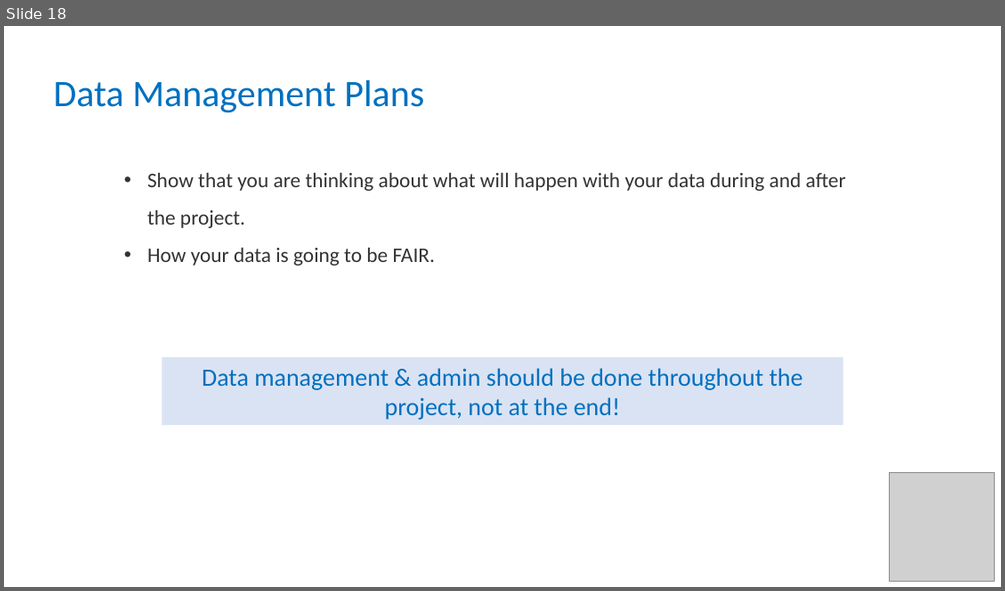
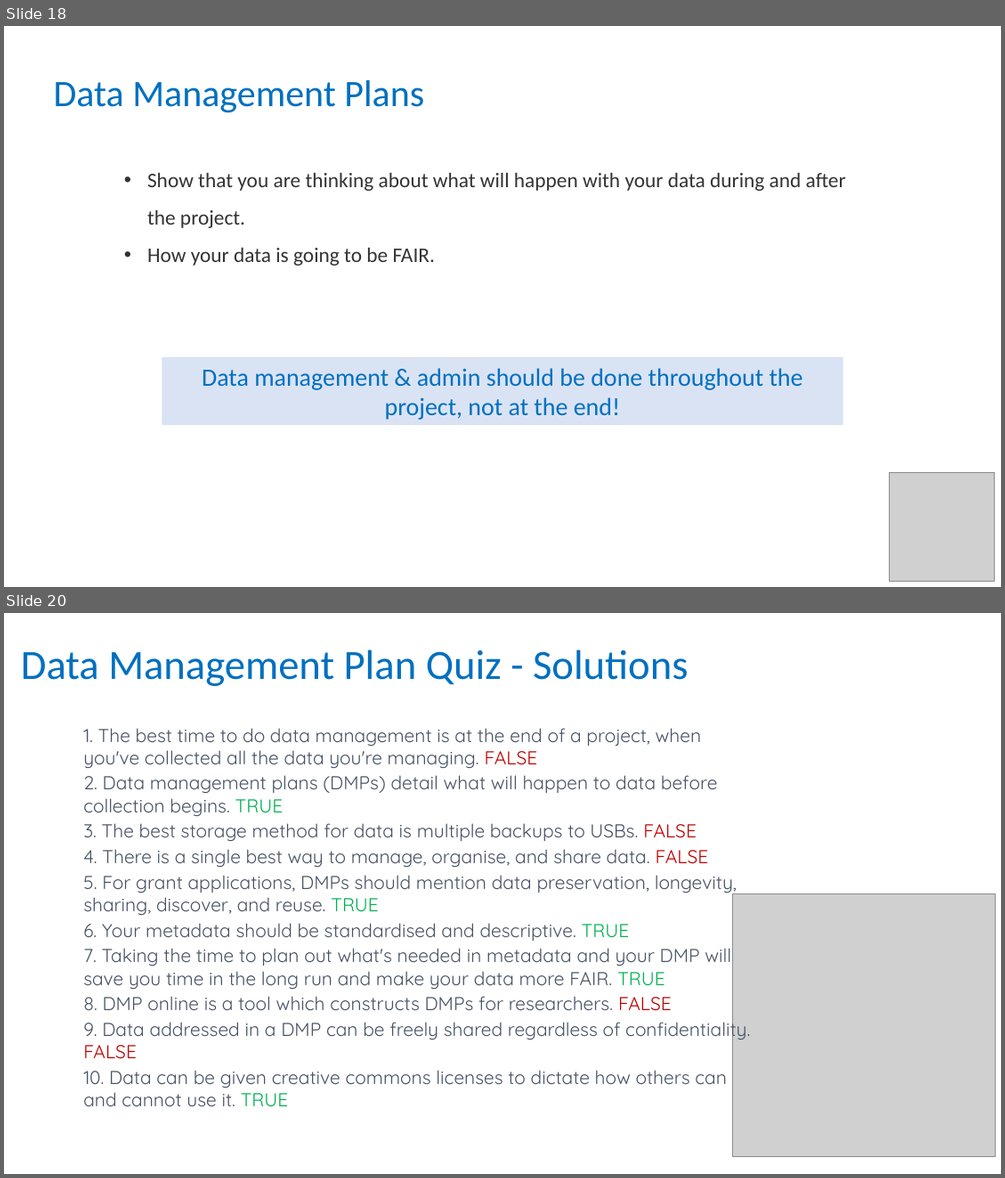
Before and after one commit to carpentries-incubator/fair-bio-practice, a slide deck: instructors/14-data_management_planning_v2.0.pptx. Shown one above the other, each under a label of ours: slide 18 before the commit, slides 18 and 20 after it; the slides between them are not shown. The pictures are 1005x591 and 1005x1178 pixels, drawn with LibreOffice and Linux fonts; fonts in the diff are those of the drawing; grey boxes stand for pictures. Boxes give left, top, right and bottom in pixels: in the first picture for what was removed or moved away, otherwise in the second. Text is boxed around its words. In the diff, an @@ line names an element or a change of style, - is before the commit and + after.

Commit message:
added quiz to DMP slides

```diff
--- a/instructors/14-data_management_planning_v2.0.pptx
+++ b/instructors/14-data_management_planning_v2.0.pptx
@@ slide 20 added at box(4, 613, 1001, 1174), background #FFFFFF @@
@@ title added at box(21, 649, 688, 686), 40 pt, text #0070C0 @@
+Data Management Plan Quiz - Solutions
@@ text added at box(83, 728, 750, 1106), 18 pt, text #485365 @@
+1. The best time to do data management is at the end of a project, when you've collected all the data you're managing. FALSE
+2. Data management plans (DMPs) detail what will happen to data before collection begins. TRUE
+3. The best storage method for data is multiple backups to USBs. FALSE
+4. There is a single best way to manage, organise, and share data. FALSE
+5. For grant applications, DMPs should mention data preservation, longevity, sharing, discover, and reuse. TRUE
+6. Your metadata should be standardised and descriptive. TRUE
+7. Taking the time to plan out what's needed in metadata and your DMP will save you time in the long run and make your data more FAIR. TRUE
+8. DMP online is a tool which constructs DMPs for researchers. FALSE
+9. Data addressed in a DMP can be freely shared regardless of confidentiality. FALSE
+10. Data can be given creative commons licenses to dictate how others can and cannot use it. TRUE
@@ picture added at box(732, 893, 995, 1157) @@
```
Also in this commit, not shown: 2 slides changed, 1 other slide added.
